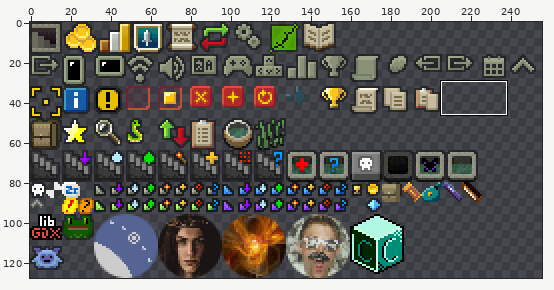
Two states of a sprite sheet, core/src/main/assets/interfaces/icons.png. Above, an overview of the earlier version with the close-up marked.
Close-up. First the earlier version:
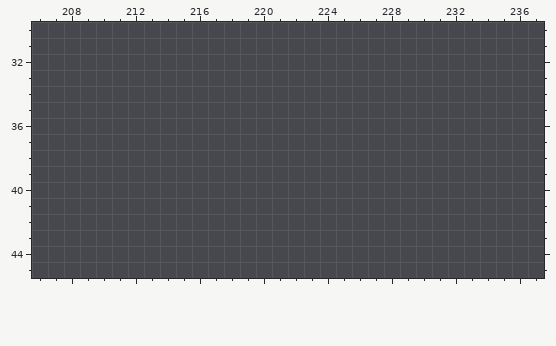
The file is 256x128 pixels. Pixels under 10% opacity are left out. Colours within 5 levels of each other are drawn and written as one. Shown: x 206..237, y 30..45. The commit also changed other parts of the picture, which this record leaves out.
Palette (. is transparent): 
After:
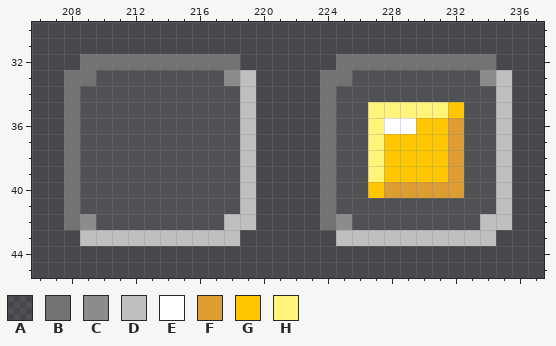
Colours new in this view: A #73737333  B #737373  C #8c8c8c  D #bfbfbf  E #ffffff  F #dd9d31  G #ffc700  H #fff479
Changes in this commit:
Changed rows in their new state; - is an unchanged pixel.
first column x 208:
32 -BBBBBBBBBB------BBBBBBBBBB-
33 BBAAAAAAAACD----BBAAAAAAAACD
34 BAAAAAAAAAAD----BAAAAAAAAAAD
35 BAAAAAAAAAAD----BAAHHHHHGAAD
36 BAAAAAAAAAAD----BAAHEEGGFAAD
37 BAAAAAAAAAAD----BAAHGGGGFAAD
38 BAAAAAAAAAAD----BAAHGGGGFAAD
39 BAAAAAAAAAAD----BAAHGGGGFAAD
40 BAAAAAAAAAAD----BAAGFFFFFAAD
41 BAAAAAAAAAAD----BAAAAAAAAAAD
42 BCAAAAAAAADD----BCAAAAAAAADD
43 -DDDDDDDDDD------DDDDDDDDDD-
Boxes around the changes in both close-ups, in picture pixels (x1, y1, x2, y2):
added: (64, 54, 256, 246)
added: (320, 54, 512, 246)
